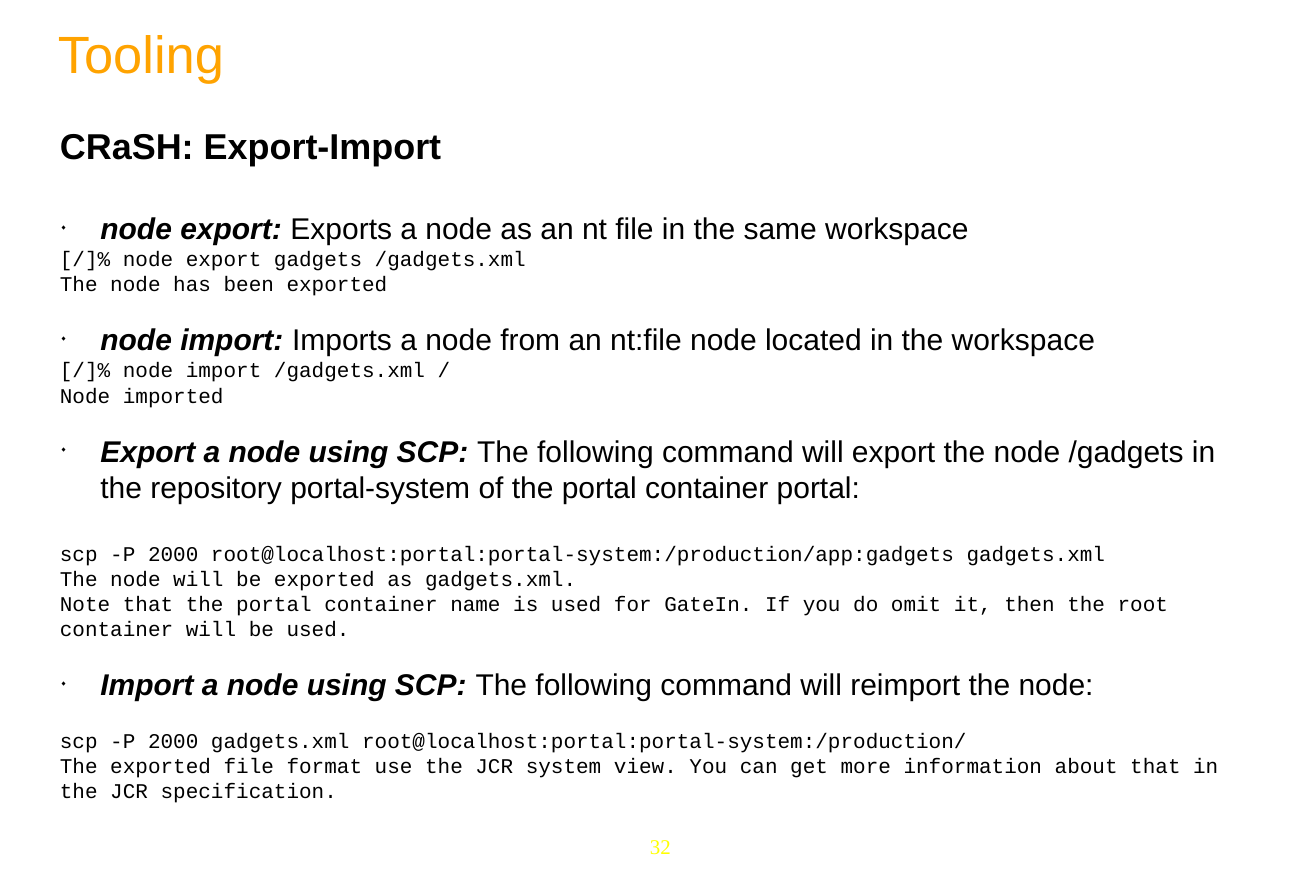
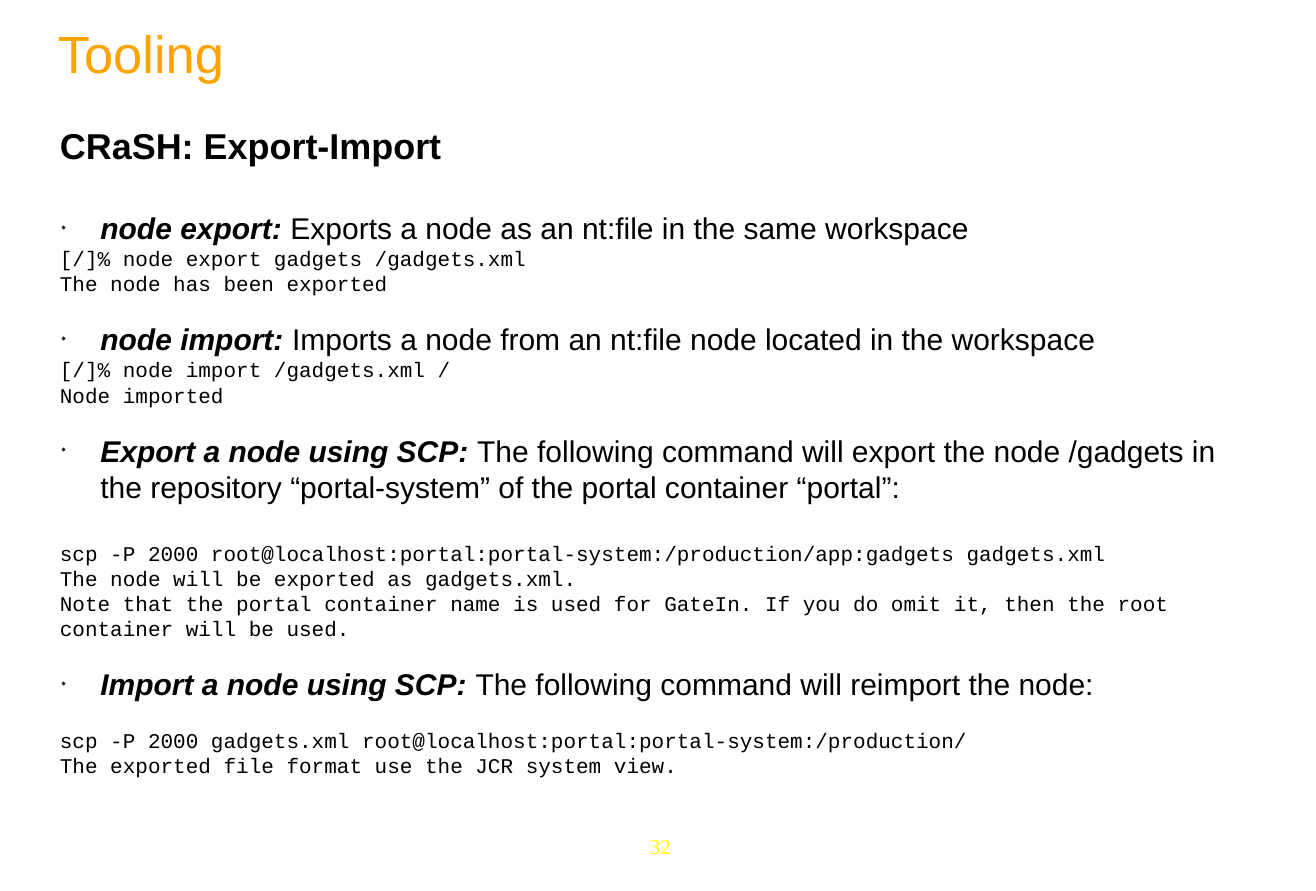
Before and after one commit to anhvurz90/training, a slide deck: slide 32 of JPP6-JCR/Day-4.pptx. Drawn at 1316x891 pixels with LibreOffice and Linux fonts; fonts in the diff are those of the drawing; background and template pictures are left out. Boxes give left, top, right and bottom in pixels: in the first picture for what was removed or moved away, otherwise in the second. Text is boxed around its words. In the diff, an @@ line names an element or a change of style, - is before the commit and + after.

```diff
--- a/JPP6-JCR/Day-4.pptx
+++ b/JPP6-JCR/Day-4.pptx
@@ text at (100, 217, 968, 244): text changed @@
-◆ node export: Exports a node as an nt file in the same workspace
+◆ node export: Exports a node as an nt:file in the same workspace
@@ text at (100, 440, 1215, 503): text changed @@
-◆ Export a node using SCP: The following command will export the node /gadgets in the repository portal-system of the portal container portal:
+◆ Export a node using SCP: The following command will export the node /gadgets in the repository “portal-system” of the portal container “portal”:
@@ text at (60, 758, 677, 778): text changed @@
-The exported file format use the JCR system view. You can get more information about that in the JCR specification.
+The exported file format use the JCR system view.
```
Also in this commit, not shown: 14 other slides changed, 3 other files.
